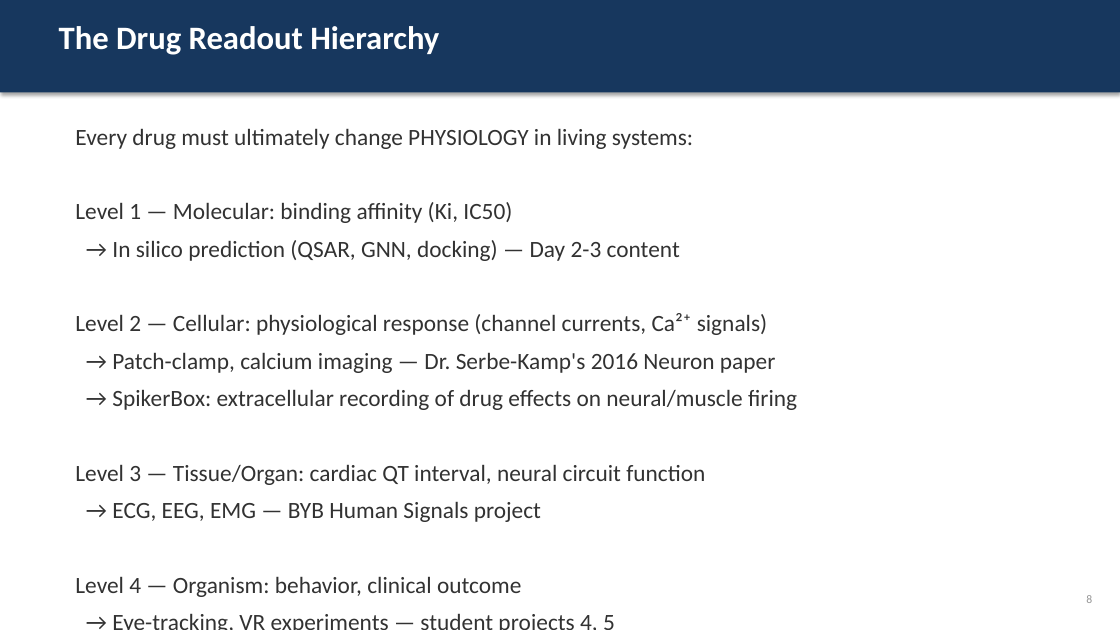
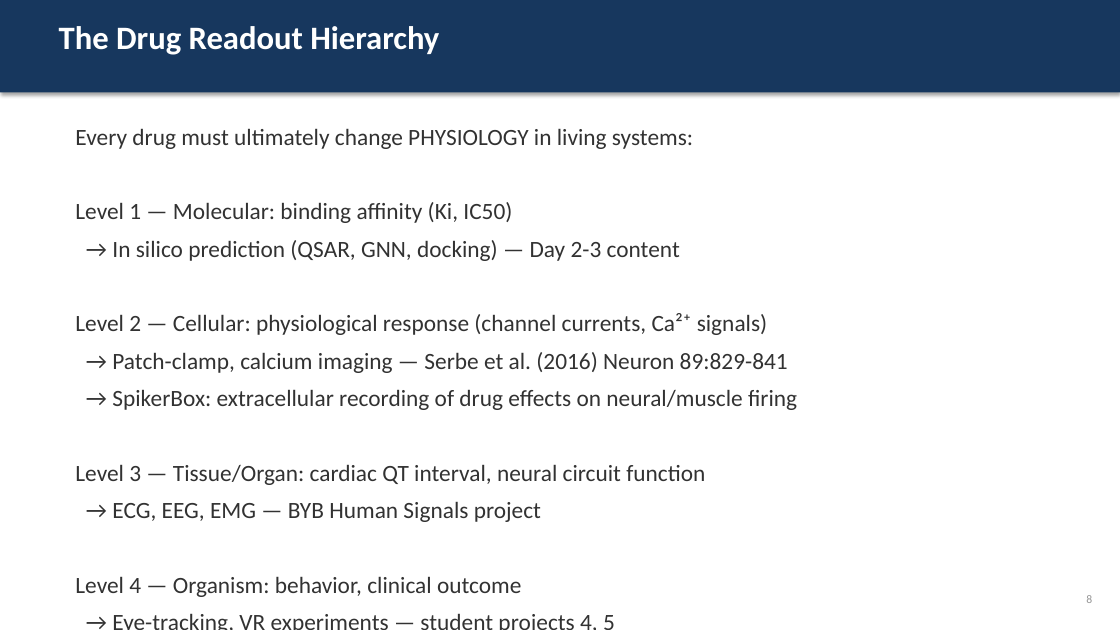
Before and after one commit to officialprateekmethwani-coder/AI-Drug-Discovery, a slide deck: slide 8 of day4_ethics_physiology/slides.pptx. Drawn at 1120x630 pixels with LibreOffice and Linux fonts; fonts in the diff are those of the drawing. Boxes give left, top, right and bottom in pixels: in the first picture for what was removed or moved away, otherwise in the second. Text is boxed around its words. In the diff, an @@ line names an element or a change of style, - is before the commit and + after.

```diff
--- a/day4_ethics_physiology/slides.pptx
+++ b/day4_ethics_physiology/slides.pptx
@@ text at (112, 352, 788, 373): text changed @@
-→ Patch-clamp, calcium imaging — Dr. Serbe-Kamp's 2016 Neuron paper
+→ Patch-clamp, calcium imaging — Serbe et al. (2016) Neuron 89:829-841
```
Also in this commit, not shown: 3 other slides changed, 5 other files.
